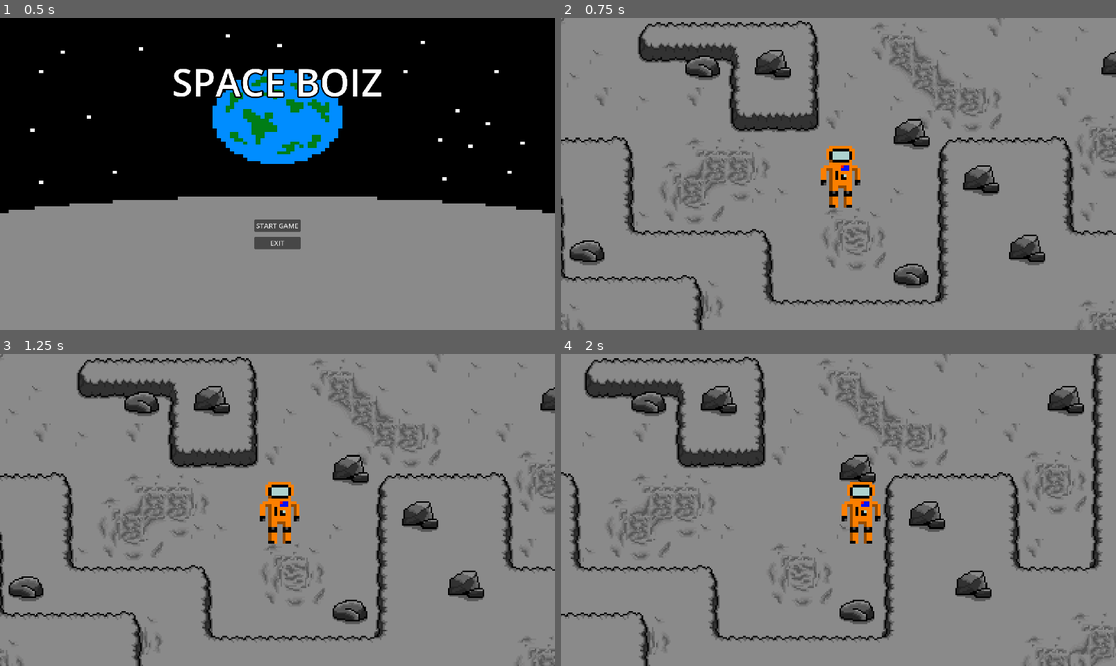
Above: before the commit, frames 1-4 (two rows, left to right).
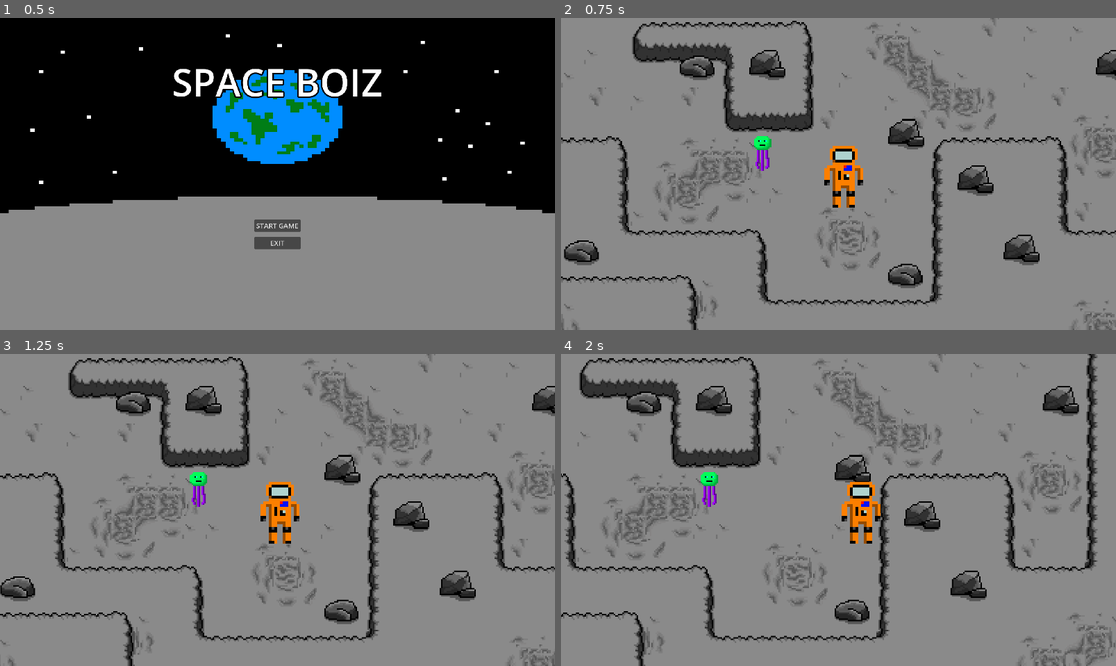
Above: after the commit, the same moments.

Repository: JoelAWinter/Joels-SpaceBoiz-GitHub-Repository
Game: Godot game, scene res://scenes/main menu/main_menu.tscn
Two runs of this game, one before a commit and one after it. Both use one fixed random seed, a clock stepped at 60 frames per second and the inputs below.
Inputs:
- Up to frame 1 (0.5 s): no input
- Up to frame 2 (0.75 s): click "START GAME" at 0.5 s
- Up to frame 3 (1.25 s): no input
- Up to frame 4 (2 s): hold Right (ui_right) from 1.28 s (still down)

Frame 1 is identical in both runs. In frame 2, 14% of the frame differs, in the area x 0-100%, y 0-100%; in frame 3, 15%; in frame 4, 15%.

Commit message:
enemy follows player(speed still broken)
made the enemy follow the player when its in the zone

Diff:
--- /dev/null
+++ b/7DIT-2D-Godot-SpaceBoiz/Joels-SpaceBoiz-Godot-Game/Enemy1.gd
@@ -0,0 +1,20 @@
+extends CharacterBody2D
+
+var player_chase = false
+var speed = 40
+var player = null
+
+func _physics_process(delta):
+	if player_chase:
+		position += (player.position - position)/speed
+		move_and_slide()
+
+func _on_area_2d_body_entered(body):
+	player = body
+	player_chase = true
+
+
+
+func _on_area_2d_body_exited(body):
+	player = body
+	player_chase = null
--- /dev/null
+++ b/7DIT-2D-Godot-SpaceBoiz/Joels-SpaceBoiz-Godot-Game/enemy_1.tscn
@@ -0,0 +1,29 @@
+[gd_scene load_steps=5 format=3 uid="uid://ci00lcl0jgrx3"]
+
+[ext_resource type="Texture2D" uid="uid://be5w0ql3jsmp3" path="res://art/Enemy art.png" id="1_1s25s"]
+[ext_resource type="Script" path="res://Enemy1.gd" id="1_ntqlw"]
+
+[sub_resource type="CircleShape2D" id="CircleShape2D_8el2y"]
+radius = 5.0
+
+[sub_resource type="CircleShape2D" id="CircleShape2D_q5fek"]
+radius = 51.0
+
+[node name="Enemy1" type="CharacterBody2D"]
+script = ExtResource("1_ntqlw")
+
+[node name="CollisionShape2D" type="CollisionShape2D" parent="."]
+position = Vector2(0, 8)
+shape = SubResource("CircleShape2D_8el2y")
+
+[node name="Sprite2D" type="Sprite2D" parent="."]
+position = Vector2(0, -1)
+texture = ExtResource("1_1s25s")
+
+[node name="Area2D" type="Area2D" parent="."]
+
+[node name="CollisionShape2D" type="CollisionShape2D" parent="Area2D"]
+shape = SubResource("CircleShape2D_q5fek")
+
+[connection signal="body_entered" from="Area2D" to="." method="_on_area_2d_body_entered"]
+[connection signal="body_exited" from="Area2D" to="." method="_on_area_2d_body_exited"]
--- a/7DIT-2D-Godot-SpaceBoiz/Joels-SpaceBoiz-Godot-Game/player.gd
+++ b/7DIT-2D-Godot-SpaceBoiz/Joels-SpaceBoiz-Godot-Game/player.gd
@@ -1,7 +1,7 @@
 extends CharacterBody2D
 
 const max_speed = 80
-const accel = 600
+const accel = 400
 const friction = 200
 
 var input = Vector2.ZERO
--- a/7DIT-2D-Godot-SpaceBoiz/Joels-SpaceBoiz-Godot-Game/scenes/world.tscn
+++ b/7DIT-2D-Godot-SpaceBoiz/Joels-SpaceBoiz-Godot-Game/scenes/world.tscn
@@ -8,6 +8,7 @@
 [ext_resource type="Texture2D" uid="uid://yyijjsbqd8qj" path="res://art/moon ground (texture 2).png" id="5_d76r2"]
 [ext_resource type="Texture2D" uid="uid://bj00sk8h2oe02" path="res://art/moon ground set (texture 3).png" id="6_dqht5"]
 [ext_resource type="Texture2D" uid="uid://dqh8io1jhqhh" path="res://art/moon ground (corners).png" id="7_fowpb"]
+[ext_resource type="PackedScene" uid="uid://ci00lcl0jgrx3" path="res://enemy_1.tscn" id="9_wmf08"]
 
 [sub_resource type="TileSetAtlasSource" id="TileSetAtlasSource_t0hbu"]
 texture = ExtResource("1_qjetf")
@@ -327,6 +328,9 @@
 layer_2/z_index = 0
 layer_2/tile_data = PackedInt32Array(655382, 131074, 3, 720918, 131074, 4, 655383, 196610, 3, 720919, 196610, 4, 851992 …(1421 unchanged characters)…
 
+[node name="Enemy1" parent="." instance=ExtResource("9_wmf08")]
+position = Vector2(279, 203)
+
 [node name="player" parent="." instance=ExtResource("3_ec2tc")]
 position = Vector2(279, 203)
 
Not shown: 1 places in 7DIT-2D-Godot-SpaceBoiz/Joels-SpaceBoiz-Godot-Game/scenes/world.tscn that only renumber resources
